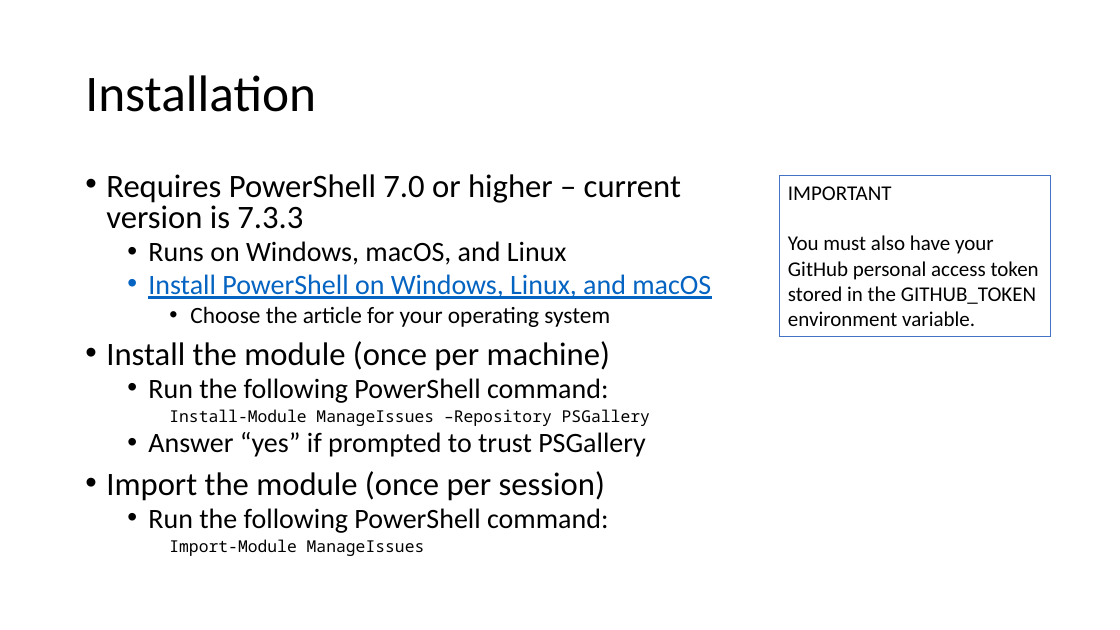
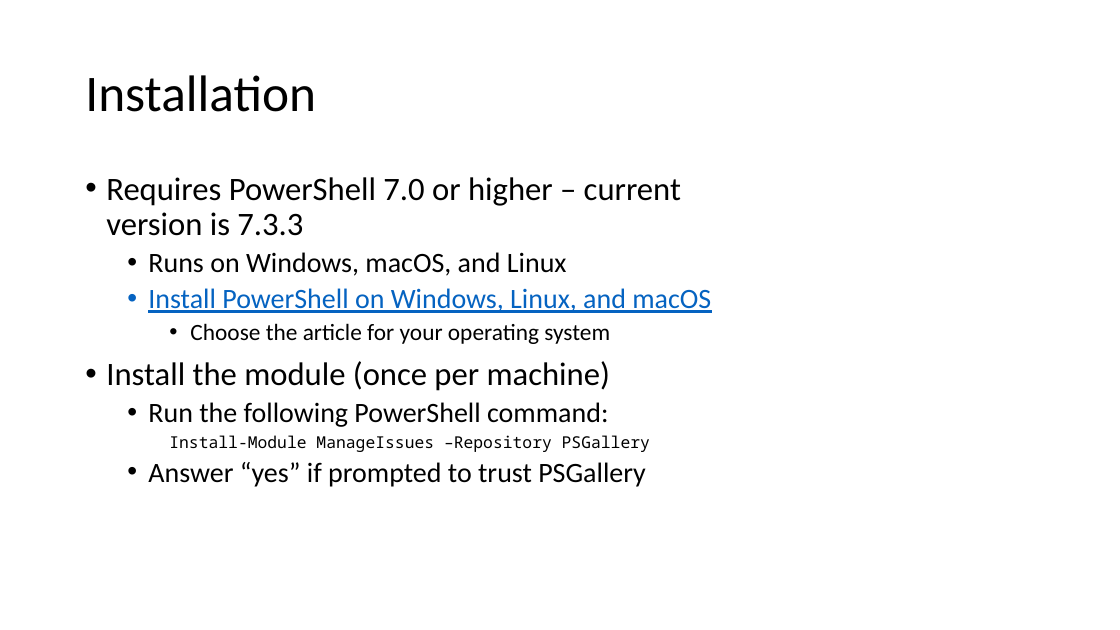
Before and after one commit to sdwheeler/ToolModules, a slide deck: slide 2 of Docs/ManageIssues.pptx. Drawn at 1120x630 pixels with LibreOffice and Linux fonts; fonts in the diff are those of the drawing. Boxes give left, top, right and bottom in pixels: in the first picture for what was removed or moved away, otherwise in the second. Text is boxed around its words. In the diff, an @@ line names an element or a change of style, - is before the commit and + after.

Commit message:
Update docs for ManageIssues

```diff
--- a/Docs/ManageIssues.pptx
+++ b/Docs/ManageIssues.pptx
@@ text "Requires PowerShell 7.0 or higher ..." at (106,177,711,487): line spacing 0.8 to 0.9 @@
@@ rectangle removed at (780,176,1050,337) @@
-IMPORTANT
-You must also have your GitHub personal access token stored in the GITHUB_TOKEN environment variable.
@@ text at (106,471,608,556): paragraphs removed @@
-• Import the module (once per session)
-  • Run the following PowerShell command:
-    Import-Module ManageIssues
```
Also in this commit, not shown: 1 slide added.
